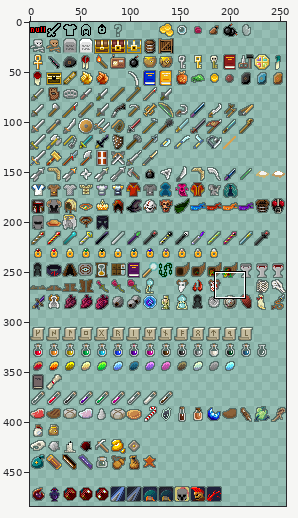
File history of a sprite sheet, core/src/main/assets/miscs/items.png. Above: a wide view before the commit, with the close-up outlined.
Close-up. As it was:
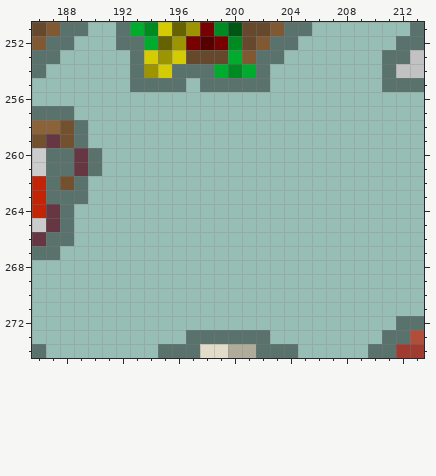
The file is 256x512 pixels. Colours within 5 levels of each other are drawn and written as one. Shown: x 186..213, y 251..274. The wide view leaves out empty margins.
After the commit:
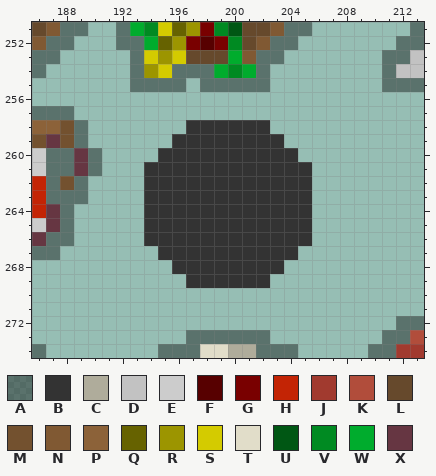
Palette (. is transparent): A #00000066  B #333333  C #afac9b  D #c2c2c2  E #cccccc  F #570000  G #790000  H #c32405  J #a13a2f  K #b14d3b  L #66492c  M #73512f  N #805933  P #8c6239  Q #666200  R #9c9500  S #d4cb00  T #e1ddc9  U #005714  V #008a22  W #00ac2d  X #663642
Change:
Changed rows in their new state; - is an unchanged pixel.
first column x 194:
258 ---BBBBBB---
259 --BBBBBBBB--
260 -BBBBBBBBBB-
261 BBBBBBBBBBBB
262 BBBBBBBBBBBB
263 BBBBBBBBBBBB
264 BBBBBBBBBBBB
265 BBBBBBBBBBBB
266 BBBBBBBBBBBB
267 -BBBBBBBBBB-
268 --BBBBBBBB--
269 ---BBBBBB---
